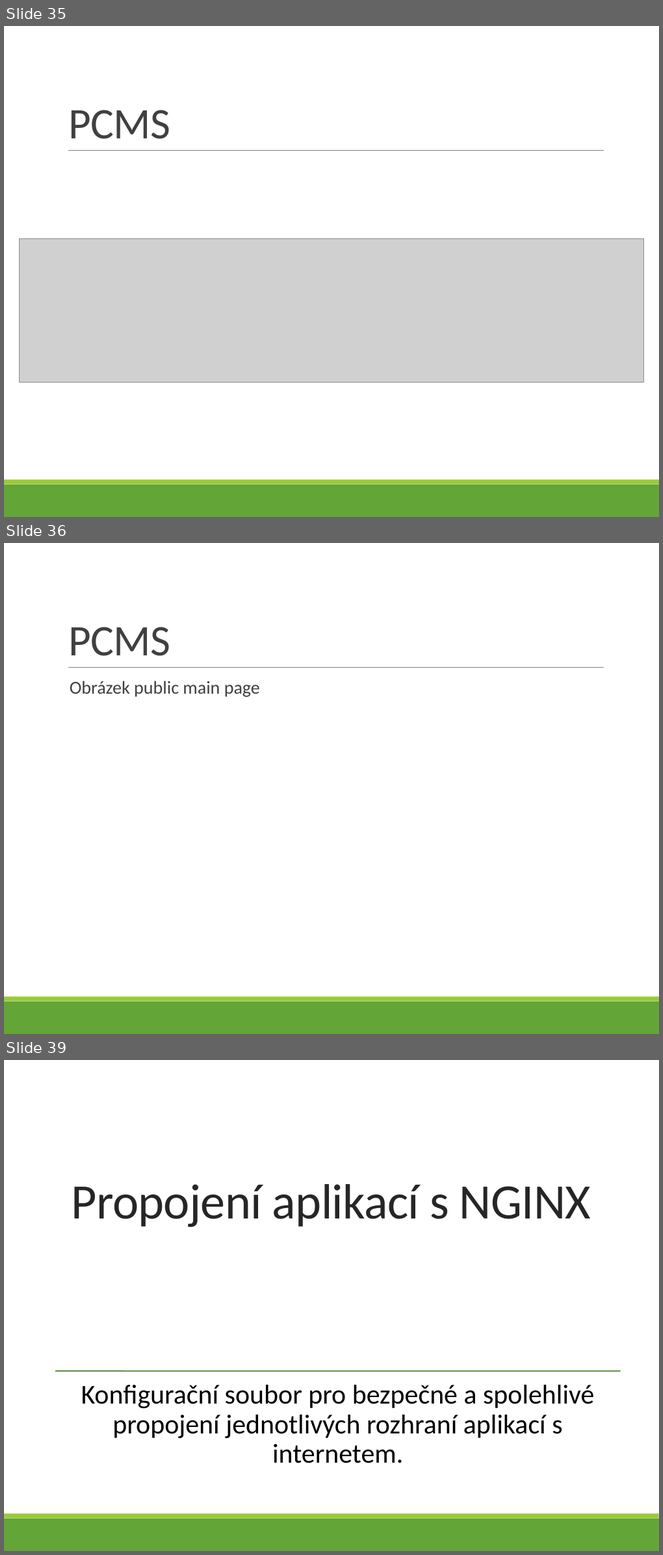
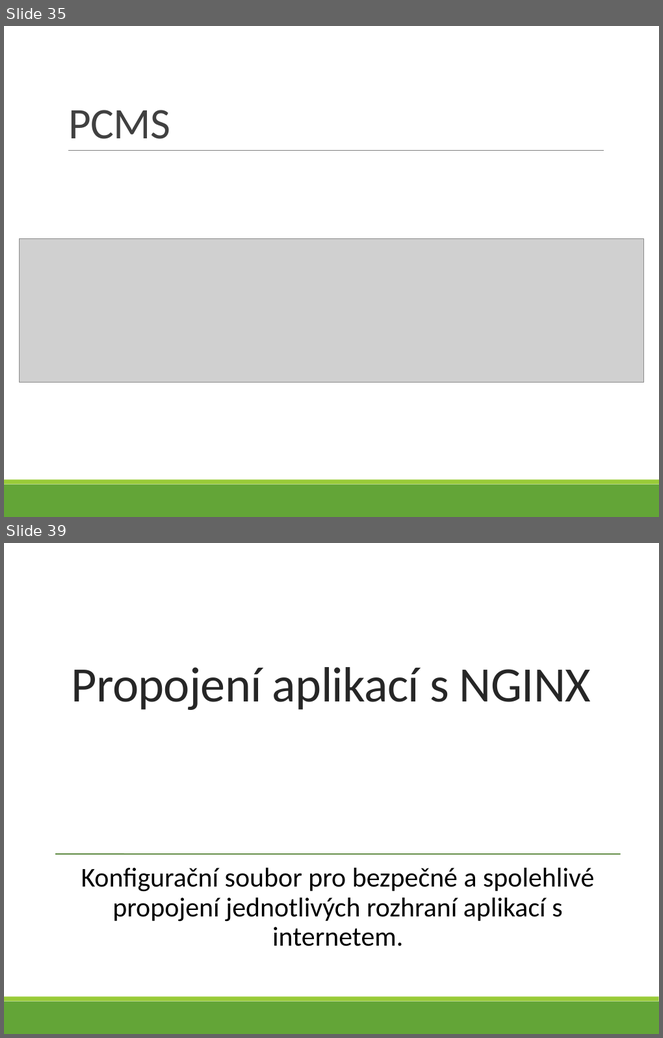
Before and after one commit to bastakka/graduation, a slide deck: Thesis/V4D Bašta Karel - 5 - VMware.pptx. Shown one above the other, each under a label of ours: slides 35, 36 and 39 before the commit, slides 35 and 39 after it; the slides between them are not shown. The pictures are 663x1555 and 663x1038 pixels, drawn with LibreOffice and Linux fonts; fonts in the diff are those of the drawing; grey boxes stand for pictures. Boxes give left, top, right and bottom in pixels: in the first picture for what was removed or moved away, otherwise in the second. Text is boxed around its words. In the diff, an @@ line names an element or a change of style, - is before the commit and + after.

Commit message:
Add PCMS images
This should be the end of my thesis.

```diff
--- a/Thesis/V4D Bašta Karel - 5 - VMware.pptx
+++ b/Thesis/V4D Bašta Karel - 5 - VMware.pptx
@@ slide 36 removed at bbox=[4, 543, 659, 1034], background #FFFFFF; not listed: 3 template elements that a slide beside it also shows @@
@@ title removed at bbox=[69, 627, 171, 656] @@
-PCMS
@@ text removed at bbox=[70, 681, 260, 697] @@
-  Obrázek public main page
```
Also in this commit, not shown: 4 slides added, 3 other slides removed.
